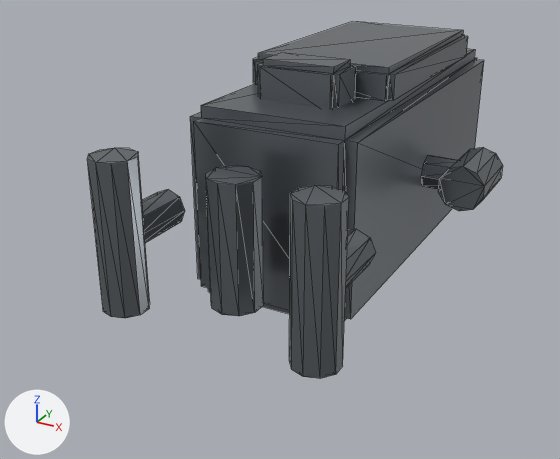
What one commit did to the glTF model prototype/assets/models/parts/hmg_receiver.glb.
Both versions are drawn from a 50 mm lens placed at (0.271, -0.697, 0.25), pointed at (-0.011, -0.184, -0.006). The lights are fixed; the arrows at lower left show +X, +Y and +Z. The older version comes first. Mesh edges are drawn as thin lines. Vertices at exactly the same position are counted once.

Names of what the first picture shows: 'hmg_receiver'.
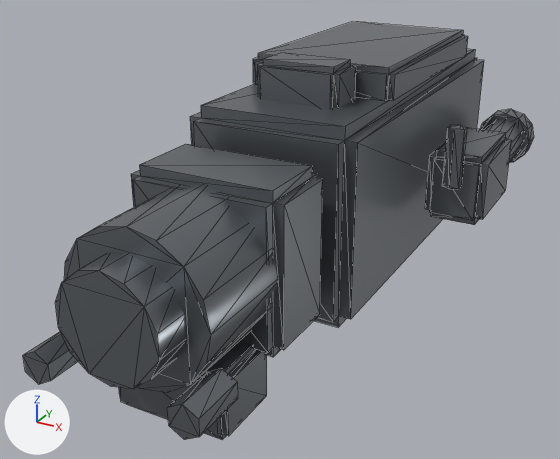
Pixel boxes [x1, y1, x2, y2] of what changed, in the pictures (560 x 459 px):
'hmg_receiver', reshaped (23% wider, 17% taller)
    before: [87, 22, 503, 379]
    after: [23, 22, 534, 440]
part 1 of me_hmg_receiver_mesh, added
    after: [484, 120, 523, 162]
part 2 of me_hmg_receiver_mesh, added
    after: [64, 185, 278, 393]
part 3 of me_hmg_receiver_mesh, added
    after: [480, 109, 534, 163]
part 4 of me_hmg_receiver_mesh, added
    after: [442, 125, 467, 189]
part 5 of me_hmg_receiver_mesh, added
    after: [55, 254, 185, 389]
part 6 of me_hmg_receiver_mesh, added
    after: [23, 332, 78, 384]
part 7 of me_hmg_receiver_mesh, added
    after: [168, 368, 238, 440]
part 8 of me_hmg_receiver_mesh, rebuilt (32% wider, 51% taller)
    before: [438, 147, 503, 211]
    after: [425, 128, 511, 225]
part 9 of me_hmg_receiver_mesh, added
    after: [131, 144, 323, 357]
part 10 of me_hmg_receiver_mesh, added
    after: [119, 342, 267, 440]
part 11 of me_hmg_receiver_mesh, deleted
    before: [87, 148, 458, 379]

The change, as a list of edits to the scene's bpy script:
```text
Change me_hmg_receiver_mesh:
    used by ob_hmg_receiver; location = (0.0, 0.0, 0.0)
    remove me_hmg_receiver_mesh.from_pydata(...)  # 224 vertices, 408 faces; spans x -0.097..0.129, y -0.318..0.11, z -0.06..0.13
    add me_hmg_receiver_mesh.from_pydata(...)  # 336 vertices, 620 faces; spans x -0.07..0.131, y -0.415..0.11, z -0.08..0.13
    me_hmg_receiver_mesh part 1: a new loose piece, a 12-sided cylinder along y spanning x 0.085..0.125, y -0.015..0.075, z 0.0..0.04, in mat_hmg_receiver_mat (grey #7c8186)
    me_hmg_receiver_mesh part 2: a new loose piece, a 16-sided cylinder along y spanning x -0.055..0.055, y -0.385..-0.295, z -0.035..0.075, in mat_hmg_receiver_mat (grey #7c8186)
    me_hmg_receiver_mesh part 3: a new loose piece, a 12-sided cylinder along y spanning x 0.079..0.131, y 0.07..0.09, z -0.006..0.046, in mat_hmg_receiver_mat (grey #7c8186)
    me_hmg_receiver_mesh part 4: a new loose piece, a 6-sided cylinder along z spanning x 0.098..0.112, y -0.108..-0.092, z 0.025..0.075, in mat_hmg_receiver_mat (grey #7c8186)
    me_hmg_receiver_mesh part 5: a new loose piece, a 14-sided cylinder along y spanning x -0.037..0.037, y -0.41..-0.38, z -0.018..0.058, in mat_hmg_receiver_mat (grey #7c8186)
    me_hmg_receiver_mesh part 6: a new loose piece, a 6-sided cylinder along y spanning x -0.065..-0.045, y -0.415..-0.375, z -0.032..-0.008, in mat_hmg_receiver_mat (grey #7c8186)
    me_hmg_receiver_mesh part 7: a new loose piece, a 6-sided cylinder along y spanning x 0.045..0.065, y -0.415..-0.375, z -0.032..-0.008, in mat_hmg_receiver_mat (grey #7c8186)
    me_hmg_receiver_mesh part 8: the loose piece of 20 vertices spanning x 0.091..0.129, y -0.09..-0.03, z 0.0..0.04 is rebuilt with 32 vertices and now spans x 0.08..0.13, y -0.095..-0.005, z -0.01..0.05
    me_hmg_receiver_mesh part 9: a new loose piece of 32 vertices spanning x -0.06..0.06, y -0.315..-0.245, z -0.04..0.08, in mat_hmg_receiver_mat (grey #7c8186)
    me_hmg_receiver_mesh part 10: a new loose piece of 32 vertices spanning x -0.045..0.045, y -0.36..-0.3, z -0.08..-0.03, in mat_hmg_receiver_mat (grey #7c8186)
    me_hmg_receiver_mesh part 11: 6 loose pieces with 108 vertices, spanning x -0.097..0.11, y -0.318..-0.045, z -0.04..0.08, are deleted
```
